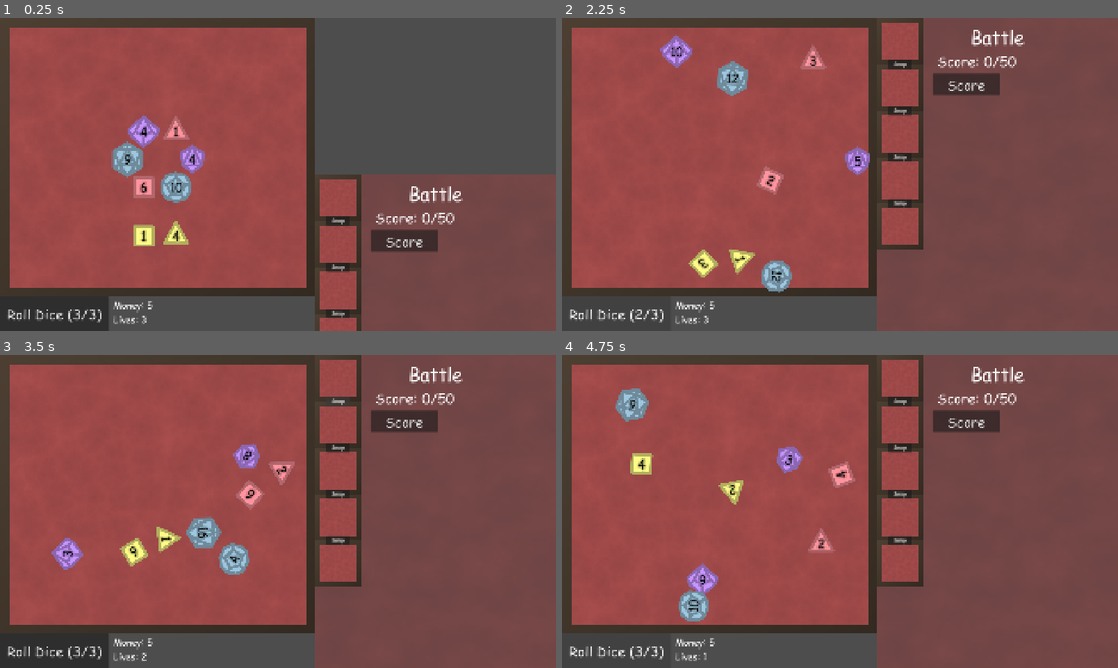
Above: before the commit, frames 1-4 (two rows, left to right).
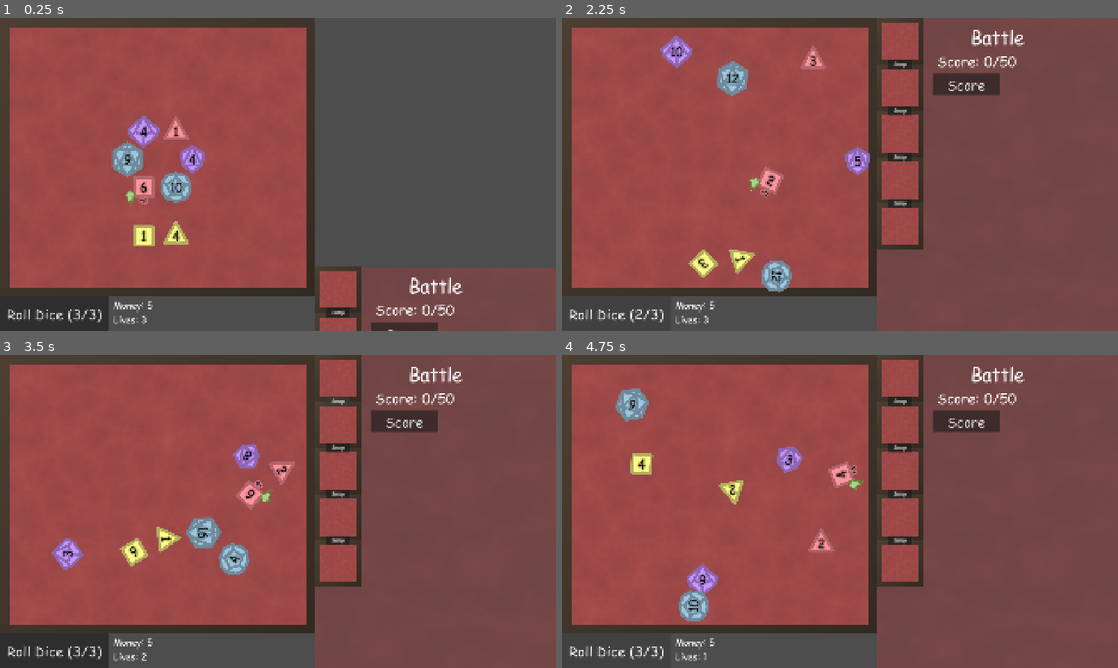
Above: after the commit, the same moments.

Repository: m-vd-v/DiceGame
Game: Godot game, scene res://ViewController/test_main.tscn
Two runs of this game, one before a commit and one after it. Both use one fixed random seed, a clock stepped at 60 frames per second and the inputs below.
Inputs:
- Up to frame 1 (0.25 s): no input
- Up to frame 2 (2.25 s): click "Swap" at 0.5 s; click "Score" at 1.25 s; click "Roll Dice (3/3)" at 2 s
- Up to frame 3 (3.5 s): click "Swap" at 2.75 s
- Up to frame 4 (4.75 s): click "Score" at 3.5 s; click "Roll Dice (3/3)" at 4.25 s

The runs differ from the first frame. In frame 1, 14% of the frame differs, in the area x 22-100%, y 50-100%; in frame 2, less than 0.1%; in frame 3, less than 0.1%; in frame 4, less than 0.1%.

Commit message:
Added Modifier Manager and the vampire and power-up modifiers

Diff:
--- /dev/null
+++ b/rogue-dice/Model/Game/Dice/DieModifiers/DieModifierPowerUP.gd
@@ -0,0 +1,32 @@
+class_name DieModifierPowerUp extends DieModifier
+
+func get_title() -> String:
+	return "Power UP"
+func get_description() -> String:
+	return "At the start of a battle, this die gains Temporary Bonus
+	equal to its current face value."
+func get_icon() -> Texture:
+	return load("res://Assets/Images/Sprites/DieModifiers/Power-Up.png")
+
+func _on_start_battle(die_node: DieNode) -> void:
+	var die: Die = die_node.die
+	die_node.add_temp_bonus(die.get_current_face_value())
+
+func _after_reroll(die_node: DieNode) -> void:
+	pass
+
+func _after_score(die_node: DieNode,
+			dice_scored_before: Array[DieNode], dice_scored_after: Array[DieNode]
+		) -> void:
+	pass
+
+func _on_gain_temp_bonus(die_node: DieNode, gain_amt: int) -> void:
+	pass
+
+func _on_gain_perm_bonus(die_node: DieNode, gain_amt: int) -> void:
+	pass
+
+func _after_scoring_done(die_node: DieNode,
+			all_die_nodes_scored: Array[DieNode]
+		) -> void:
+	pass
--- /dev/null
+++ b/rogue-dice/Model/Game/Dice/DieModifiers/DieModifierVampire.gd
@@ -0,0 +1,43 @@
+class_name DieModifierVampire extends DieModifier
+
+func get_title() -> String:
+	return "Vampire"
+func get_description() -> String:
+	return "At the start of a battle, reduce a random side by 1,
+		increase a side by 1, and increase a side by 2."
+func get_icon() -> Texture:
+	return load("res://Assets/Images/Sprites/DieModifiers/Vampire.png")
+
+func _on_start_battle(die_node: DieNode) -> void:
+	var die: Die = die_node.die
+	var face_indexes: Array = range(int(die.size))
+	var reduce_idx: int = face_indexes.pick_random()
+	face_indexes.erase(reduce_idx)
+	var increase1_idx: int = face_indexes.pick_random()
+	face_indexes.erase(increase1_idx)
+	var increase2_idx: int = face_indexes.pick_random()
+	face_indexes.erase(increase2_idx)
+	die.faces[reduce_idx] -= 1
+	die.faces[increase1_idx] += 1
+	die.faces[increase2_idx] += 2
+	die_node.update_die_nr()
+	die_node.say("Vampire!")
+
+func _after_reroll(die_node: DieNode) -> void:
+	pass
+
+func _after_score(die_node: DieNode,
+			dice_scored_before: Array[DieNode], dice_scored_after: Array[DieNode]
+		) -> void:
+	pass
+
+func _on_gain_temp_bonus(die_node: DieNode, gain_amt: int) -> void:
+	pass
+
+func _on_gain_perm_bonus(die_node: DieNode, gain_amt: int) -> void:
+	pass
+
+func _after_scoring_done(die_node: DieNode,
+			all_die_nodes_scored: Array[DieNode]
+		) -> void:
+	pass
--- /dev/null
+++ b/rogue-dice/Model/Game/Roadmap/Panels/RoadMapPanelModifierManager.gd
@@ -0,0 +1,12 @@
+class_name RoadmapPanelModifierManager extends RoadmapPanel
+
+func get_title() -> String:
+	return "Manage Modifiers"
+
+func get_color() -> Color:
+	return Color.DARK_OLIVE_GREEN
+
+func get_side_bar_pck() -> PackedScene:
+	return load(
+		"res://ViewController/RoadMap/sidebar/side_bar_modifier_manager.tscn"
+	)
--- a/rogue-dice/Model/Game/Roadmap/RoadmapLayer.gd
+++ b/rogue-dice/Model/Game/Roadmap/RoadmapLayer.gd
@@ -13,7 +13,8 @@
 	RoadmapPanelDieSell.new(),
 	RoadmapPanelDieUpgrade.new(),
 	RoadmapPanelModifier.new(),
-	RoadmapPanelTypeChanger.new()
+	RoadmapPanelTypeChanger.new(),
+	RoadmapPanelModifierManager.new()
 ]
 
 func generate_as_rest_layer(panel_amt: int) -> RoadmapLayer:
--- a/rogue-dice/Scripts/road_map.gd
+++ b/rogue-dice/Scripts/road_map.gd
@@ -8,6 +8,7 @@
 func _ready() -> void:
 	roadmap.fill_roadmap()
 	GameManager.road_map_node = self
+	await get_tree().create_timer(0.1).timeout
 	next_sidebar(roadmap.layers.pop_front().panels[0])
 
 func get_current_panel() -> RoadmapPanel:
--- a/rogue-dice/Scripts/side_bar_battle.gd
+++ b/rogue-dice/Scripts/side_bar_battle.gd
@@ -9,6 +9,9 @@
 	update_sidebar()
 	GameManager.reroll_amt = GameManager.max_rerolls
 	update_score(0)
+	for die_node: DieNode in GameManager.dice_manager_node.get_children():
+		await die_node.die.modifier1._on_start_battle(die_node)
+		await die_node.die.modifier2._on_start_battle(die_node)
 
 func update_score(score: int) -> void:
 	score_label.text = (
--- a/rogue-dice/ViewController/RoadMap/sidebar/shop/BuyButton.gd
+++ b/rogue-dice/ViewController/RoadMap/sidebar/shop/BuyButton.gd
@@ -2,7 +2,7 @@
 
 signal bought(buy_button: BuyButton)
 
-@export var button_text: String = "Buy"
+@export_multiline() var button_text: String = "Buy"
 @export var price: int = 5
 @export var dont_remove_price_from_money: bool = false
 @export var sayer_end_pos: Vector2 = Vector2(0, 100)
--- /dev/null
+++ b/rogue-dice/ViewController/RoadMap/sidebar/side_bar_modifier_manager.gd
@@ -0,0 +1,41 @@
+class_name SidebarModifierManager extends SideBar
+
+var random_modifier: DieModifier
+
+@export var dice_holder: DiceHolder
+
+@export var remove_left_mod: BuyButton
+@export var remove_right_mod: BuyButton
+@export var swap_mods: BuyButton
+
+func _on_remove_left_modifier_bought(buy_button: BuyButton) -> void:
+	var die_node: DieNode = dice_holder.current_die
+	if die_node == null:
+		return
+	if die_node.die.modifier1 is DieModifierNone:
+		return
+	die_node.die.modifier1 = DieModifierNone.new()
+	GameManager.money -= remove_left_mod.price
+	die_node.update_modifier_sprites()
+
+func _on_remove_right_modifier_bought(buy_button: BuyButton) -> void:
+	var die_node: DieNode = dice_holder.current_die
+	if die_node == null:
+		return
+	if die_node.die.modifier2 is DieModifierNone:
+		return
+	die_node.die.modifier2 = DieModifierNone.new()
+	GameManager.money -= remove_right_mod.price
+	die_node.update_modifier_sprites()
+
+func _on_swap_modifiers_bought(buy_button: BuyButton) -> void:
+	var die_node: DieNode = dice_holder.current_die
+	if die_node == null:
+		return
+	if ((die_node.die.modifier1 is DieModifierNone) and
+			(die_node.die.modifier2 is DieModifierNone)):
+		return
+	var mod1: DieModifier = die_node.die.modifier1.duplicate()
+	die_node.die.modifier1 = die_node.die.modifier2
+	die_node.die.modifier2 = mod1
+	die_node.update_modifier_sprites()
--- /dev/null
+++ b/rogue-dice/ViewController/RoadMap/sidebar/side_bar_modifier_manager.tscn
@@ -0,0 +1,68 @@
+[gd_scene format=3 uid="uid://devyxhcgc8p6s"]
+
+[ext_resource type="Script" uid="uid://cx7pt7ptse7le" path="res://ViewController/RoadMap/sidebar/side_bar_modifier_manager.gd" id="1_xnoca"]
+[ext_resource type="PackedScene" uid="uid://dej06to8477pd" path="res://ViewController/RoadMap/sidebar/BG/side_bar_BG.tscn" id="2_lm5gw"]
+[ext_resource type="Script" uid="uid://bw2buous6e43u" path="res://ViewController/RoadMap/sidebar/shop/BuyButton.gd" id="3_ndnah"]
+[ext_resource type="PackedScene" uid="uid://b6w7eckfdchg2" path="res://ViewController/Utilities/dice_holder.tscn" id="4_plbav"]
+
+[node name="SideBarModifier" type="Node2D" unique_id=1532483261 node_paths=PackedStringArray("dice_holder", "remove_left_mod", "remove_right_mod", "swap_mods", "sidebar_bg")]
+script = ExtResource("1_xnoca")
+dice_holder = NodePath("SideBar/DiceHolder")
+remove_left_mod = NodePath("SideBar/RemoveLeftModifier")
+remove_right_mod = NodePath("SideBar/RemoveRightModifier")
+swap_mods = NodePath("SideBar/SwapModifiers")
+sidebar_bg = NodePath("SideBar")
+
+[node name="SideBar" parent="." unique_id=600030345 instance=ExtResource("2_lm5gw")]
+metadata/_edit_lock_ = true
+
+[node name="DiceHolder" parent="SideBar" unique_id=1138977444 instance=ExtResource("4_plbav")]
+position = Vector2(1504, 416)
+do_dice_lock = false
+
+[node name="RemoveLeftModifier" type="Button" parent="SideBar" unique_id=1303737168]
+offset_left = 1344.0
+offset_top = 504.0
+offset_right = 1496.0
+offset_bottom = 560.0
+text = "Remove Left
+Modifier"
+script = ExtResource("3_ndnah")
+button_text = "Remove Left
+Modifier"
+dont_remove_price_from_money = true
+queue_free_on_bought = false
+metadata/_custom_type_script = "uid://bw2buous6e43u"
+
+[node name="RemoveRightModifier" type="Button" parent="SideBar" unique_id=800385087]
+offset_left = 1512.0
+offset_top = 504.0
+offset_right = 1664.0
+offset_bottom = 560.0
+text = "Remove Right
+Modifier"
+script = ExtResource("3_ndnah")
+button_text = "Remove Right
+Modifier"
+dont_remove_price_from_money = true
+queue_free_on_bought = false
+metadata/_custom_type_script = "uid://bw2buous6e43u"
+
+[node name="SwapModifiers" type="Button" parent="SideBar" unique_id=2066451531]
+offset_left = 1424.0
+offset_top = 264.0
+offset_right = 1584.0
+offset_bottom = 320.0
+text = "Swap Modifiers"
+script = ExtResource("3_ndnah")
+button_text = "Swap Modifiers"
+dont_remove_price_from_money = true
+queue_free_on_bought = false
+metadata/_custom_type_script = "uid://bw2buous6e43u"
+
+[connection signal="bought" from="SideBar/RemoveLeftModifier" to="." method="_on_remove_left_modifier_bought"]
+[connection signal="bought" from="SideBar/RemoveLeftModifier" to="." method="_on_buy_button_bought"]
+[connection signal="bought" from="SideBar/RemoveRightModifier" to="." method="_on_remove_right_modifier_bought"]
+[connection signal="bought" from="SideBar/RemoveRightModifier" to="." method="_on_buy_button_bought"]
+[connection signal="bought" from="SideBar/SwapModifiers" to="." method="_on_swap_modifiers_bought"]
+[connection signal="bought" from="SideBar/SwapModifiers" to="." method="_on_buy_button_bought"]
--- a/rogue-dice/ViewController/test_main.tscn
+++ b/rogue-dice/ViewController/test_main.tscn
@@ -8,6 +8,7 @@
 [ext_resource type="PackedScene" uid="uid://dxii43uujyyoy" path="res://ViewController/Dice/dice_manager.tscn" id="4_141qg"]
 [ext_resource type="FontFile" uid="uid://dutqghrib2i7k" path="res://Assets/Other/Comic-Sans.ttf" id="8_stpfq"]
 [ext_resource type="Script" uid="uid://bl288rbgx4tbv" path="res://Model/Game/Dice/DieTypes/DieTypeBonus.gd" id="10_6vk31"]
+[ext_resource type="Script" uid="uid://b5tig7ldihj4e" path="res://Model/Game/Dice/DieModifiers/DieModifierPowerUP.gd" id="10_cf5uq"]
 [ext_resource type="Script" uid="uid://bwyntilqehncr" path="res://Model/Game/Dice/DieTypes/DieTypeMultiplier.gd" id="10_ej0se"]
 [ext_resource type="Script" uid="uid://3nucyi6n3h1m" path="res://Model/Game/Dice/DieTypes/DieTypeStandard.gd" id="11_6vk31"]
 [ext_resource type="Script" uid="uid://edo4fqvmscpf" path="res://Model/Game/Dice/DieTypes/DieTypeMoney.gd" id="11_cf5uq"]
@@ -36,6 +37,10 @@
 type = SubResource("Resource_gws1p")
 metadata/_custom_type_script = "uid://v61xcfi62sw"
 
+[sub_resource type="Resource" id="Resource_hl7ho"]
+script = ExtResource("10_cf5uq")
+metadata/_custom_type_script = "uid://b5tig7ldihj4e"
+
 [sub_resource type="Resource" id="Resource_cf5uq"]
 script = ExtResource("10_ej0se")
 metadata/_custom_type_script = "uid://bwyntilqehncr"
@@ -44,6 +49,7 @@
 script = ExtResource("3_x2bfe")
 size = 6
 type = SubResource("Resource_cf5uq")
+modifier1 = SubResource("Resource_hl7ho")
 metadata/_custom_type_script = "uid://v61xcfi62sw"
 
 [sub_resource type="Resource" id="Resource_q5eh4"]
Binary file added: rogue-dice/Assets/Images/Sprites/DieModifiers/Power-Up.png
Not shown, added: rogue-dice/Assets/Images/Sprites/DieModifiers/Power-Up.png.import
Binary file added: rogue-dice/Assets/Images/Sprites/DieModifiers/Vampire.png
Not shown, added: rogue-dice/Assets/Images/Sprites/DieModifiers/Vampire.png.import
Not shown, added: rogue-dice/Model/Game/Dice/DieModifiers/DieModifierPowerUP.gd.uid
Not shown, added: rogue-dice/Model/Game/Dice/DieModifiers/DieModifierVampire.gd.uid
Not shown, added: rogue-dice/Model/Game/Roadmap/Panels/RoadMapPanelModifierManager.gd.uid
Not shown, added: rogue-dice/ViewController/RoadMap/sidebar/side_bar_modifier_manager.gd.uid
Not shown, added: rogue-dice/Assets/Images/Sprites/DieModifiers/Power-Up.clip
Not shown, added: rogue-dice/Assets/Images/Sprites/DieModifiers/Vampire.clip
